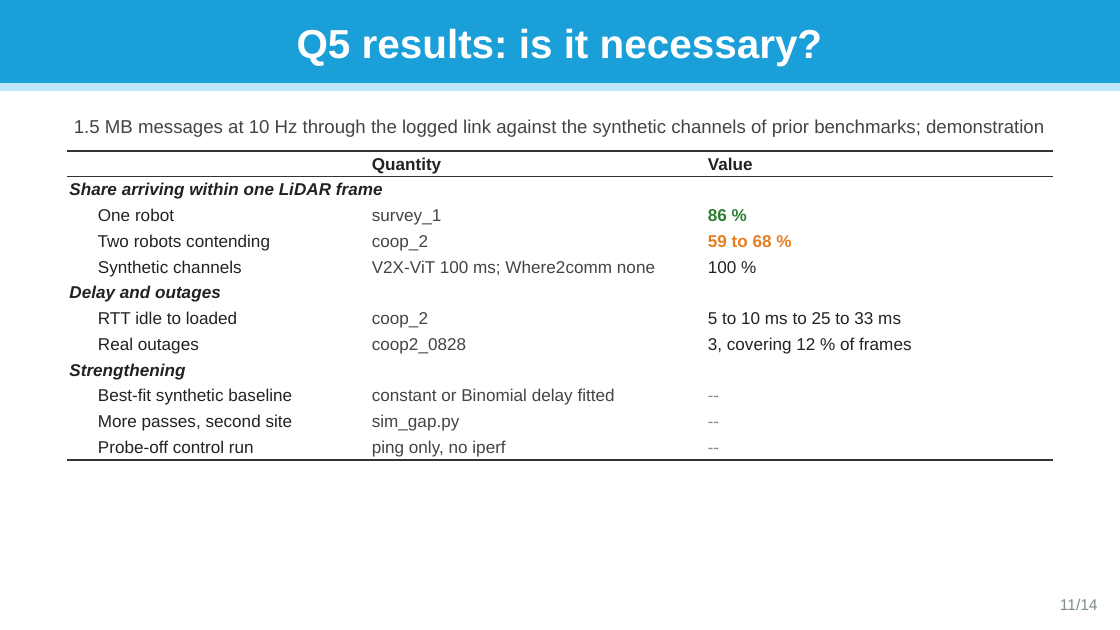
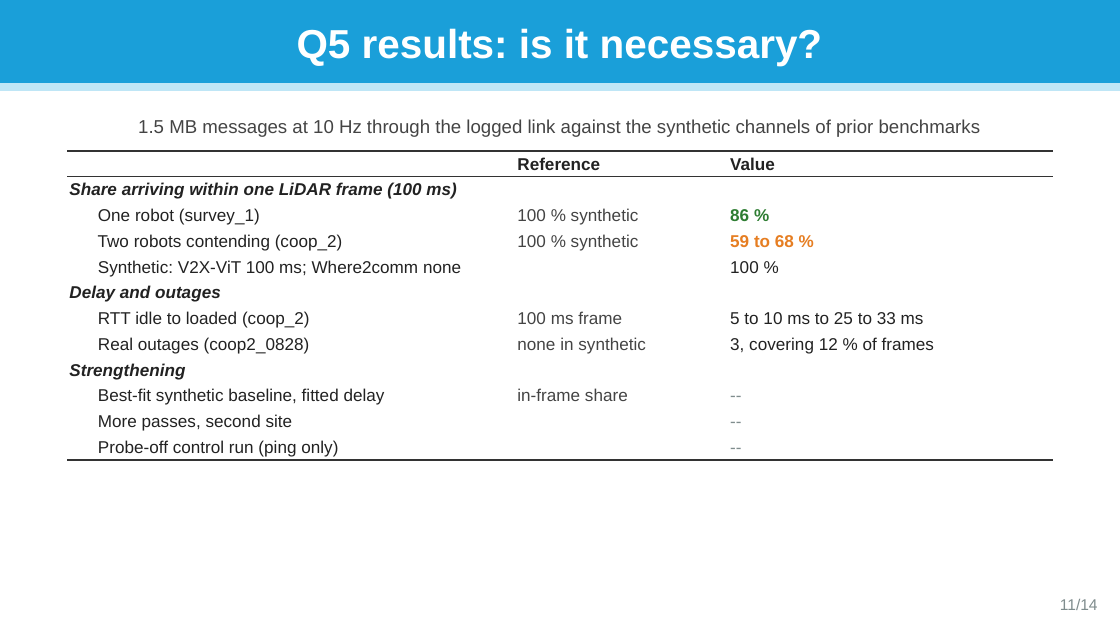
Before and after one commit to jorichee14/Others, a slide deck: slide 11 of scoop_testbed_paper/SCooP-iT_testbed_questions.pptx. Drawn at 1120x630 pixels with LibreOffice and Linux fonts; fonts in the diff are those of the drawing. Boxes give left, top, right and bottom in pixels: in the first picture for what was removed or moved away, otherwise in the second. Text is boxed around its words. In the diff, an @@ line names an element or a change of style, - is before the commit and + after.

```diff
--- a/scoop_testbed_paper/SCooP-iT_testbed_questions.pptx
+++ b/scoop_testbed_paper/SCooP-iT_testbed_questions.pptx
@@ text at [138, 119, 981, 137]: text changed @@
-1.5 MB messages at 10 Hz through the logged link against the synthetic channels of prior benchmarks; demonstration
+1.5 MB messages at 10 Hz through the logged link against the synthetic channels of prior benchmarks
@@ table at [67, 151, 1053, 461] @@
-row 1, column 2: Quantity
+row 1, column 2: Reference
-row 2, column 1: Share arriving within one LiDAR frame
+row 2, column 1: Share arriving within one LiDAR frame (100 ms)
-row 3, column 1: One robot
+row 3, column 1: One robot (survey_1)
-row 3, column 2: survey_1
+row 3, column 2: 100 % synthetic
-row 4, column 1: Two robots contending
+row 4, column 1: Two robots contending (coop_2)
-row 4, column 2: coop_2
+row 4, column 2: 100 % synthetic
-row 5, column 1: Synthetic channels
+row 5, column 1: Synthetic: V2X-ViT 100 ms; Where2comm none
-row 5, column 2: V2X-ViT 100 ms; Where2comm none
+row 5, column 2: 
-row 7, column 1: RTT idle to loaded
+row 7, column 1: RTT idle to loaded (coop_2)
-row 7, column 2: coop_2
+row 7, column 2: 100 ms frame
-row 8, column 1: Real outages
+row 8, column 1: Real outages (coop2_0828)
-row 8, column 2: coop2_0828
+row 8, column 2: none in synthetic
-row 10, column 1: Best-fit synthetic baseline
+row 10, column 1: Best-fit synthetic baseline, fitted delay
-row 10, column 2: constant or Binomial delay fitted
+row 10, column 2: in-frame share
-row 11, column 2: sim_gap.py
+row 11, column 2: 
-row 12, column 1: Probe-off control run
+row 12, column 1: Probe-off control run (ping only)
-row 12, column 2: ping only, no iperf
+row 12, column 2: 
```
Also in this commit, not shown: 6 other slides changed, 1 other file.
